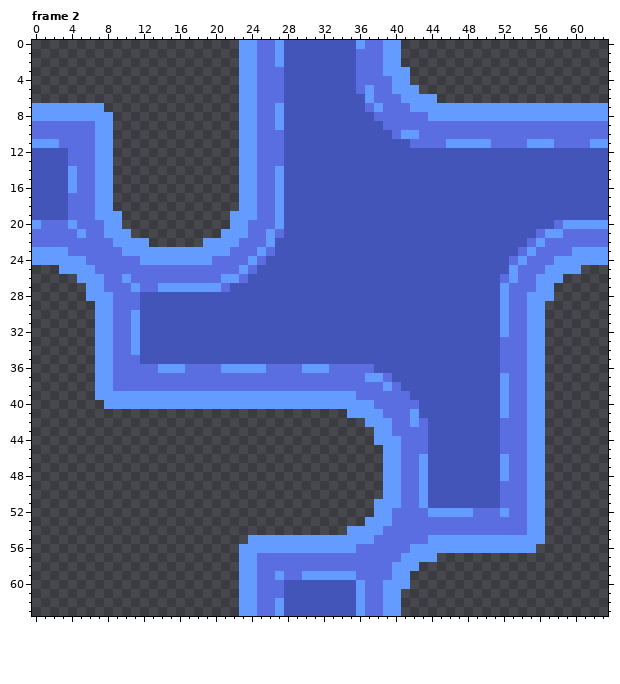
Two versions of one pixel-art file, resources/gfx/tileset/floor_water.aseprite. That is the earlier state.
64x64 pixels, 4 frames. Shown: frame 2. The commit also changed other frames, which this record leaves out.
The same view after the edit:
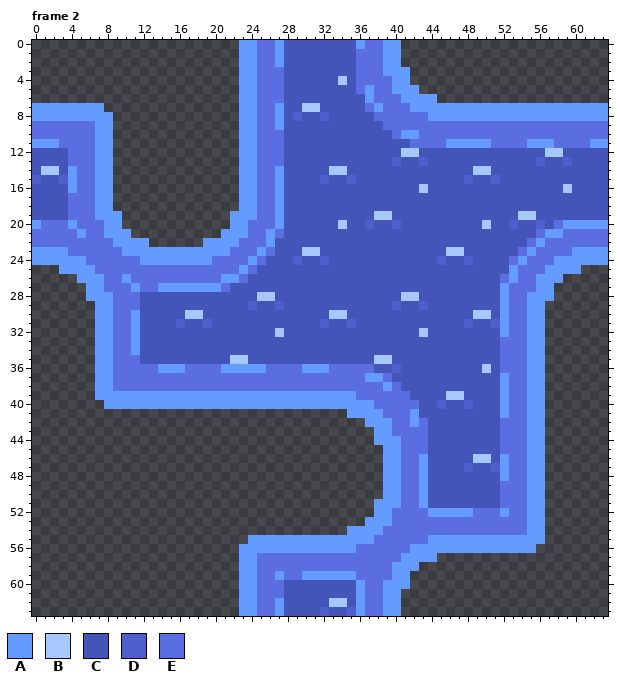
Palette (. is transparent): A #639bff  B #a6c8ff  C #4455ba  D #4f60ce  E #5b6ee1
Diff:
Frame 2:
y 4: x 34 C -> B
y 7: x 30..31 CC -> BB
y 8: x 29 C -> D; x 32 C -> D
y 12: x 41..42 CC -> BB; x 57..58 CC -> BB
y 13: x 40 C -> D; x 43 C -> D; x 56 C -> D; x 59 C -> D
y 14: x 1..2 CC -> BB; x 33..34 CC -> BB; x 49..50 CC -> BB
y 15: x 0 C -> D; x 3 C -> D; x 32 C -> D; x 35 C -> D; x 48 C -> D; x 51 C -> D
y 16: x 43 C -> B; x 59 C -> B
y 19: x 38..39 CC -> BB; x 54..55 CC -> BB
y 20: x 34 C -> B; x 37 C -> D; x 40 C -> D; x 50 C -> B; x 53 C -> D; x 56 C -> D
y 23: x 30..31 CC -> BB; x 46..47 CC -> BB
y 24: x 29 C -> D; x 32 C -> D; x 45 C -> D; x 48 C -> D
y 28: x 25..26 CC -> BB; x 41..42 CC -> BB
y 29: x 24 C -> D; x 27 C -> D; x 40 C -> D; x 43 C -> D
y 30: x 17..18 CC -> BB; x 33..34 CC -> BB; x 49..50 CC -> BB
y 31: x 16 C -> D; x 19 C -> D; x 32 C -> D; x 35 C -> D; x 48 C -> D; x 51 C -> D
y 32: x 27 C -> B; x 43 C -> B
y 35: x 22..23 CC -> BB; x 38..39 CC -> BB
y 36: x 40 C -> D; x 50 C -> B
y 39: x 46..47 CC -> BB
y 40: x 45 C -> D; x 48 C -> D
y 46: x 49..50 CC -> BB
y 47: x 48 C -> D; x 51 C -> D
y 62: x 33..34 CC -> BB
y 63: x 32 C -> D; x 35 C -> D
